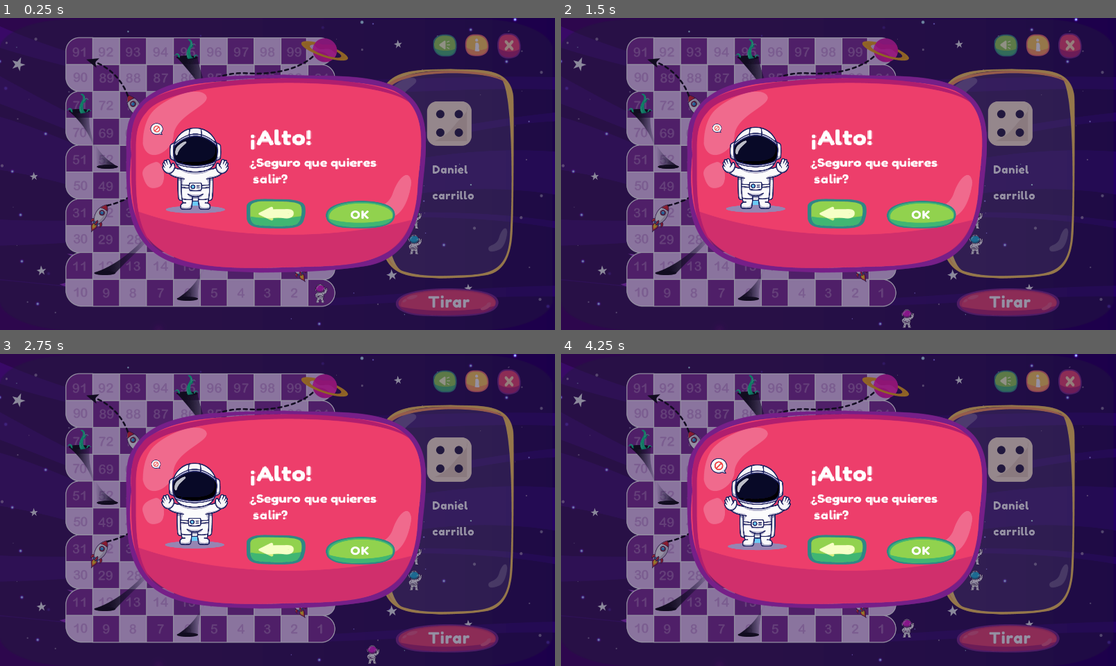
Above: before the commit, frames 1-4 (two rows, left to right).
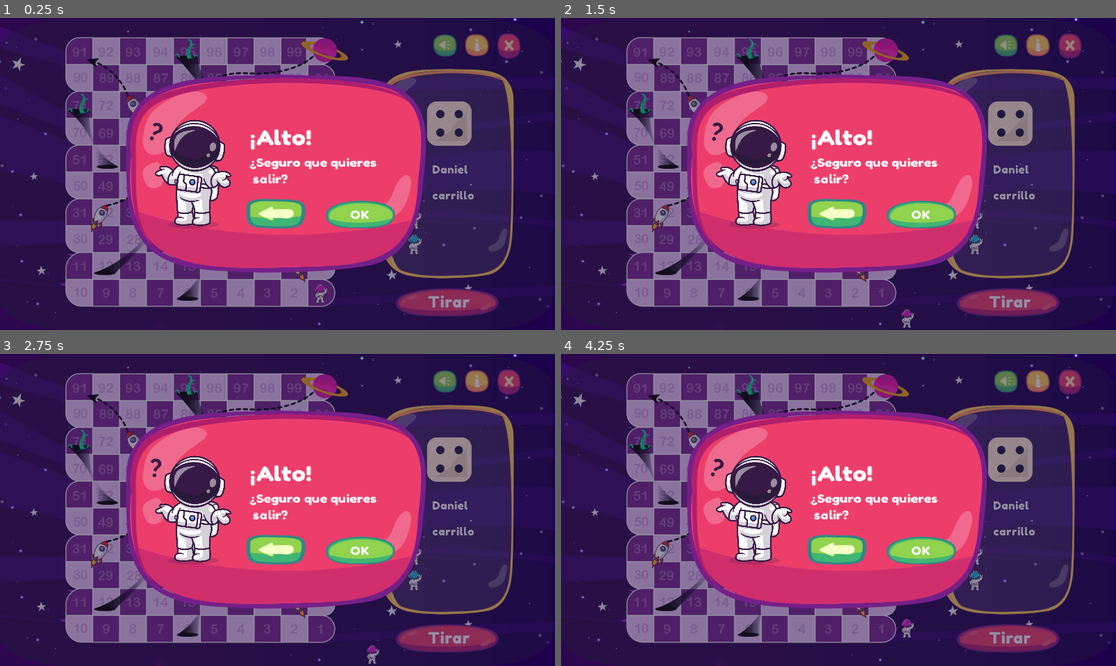
Above: after the commit, the same moments.

Repository: carrilloycardenas/Carrera-espacial
Game: Godot game, scene res://tablero/tablero.tscn
The game is run twice, just before and just after one commit, with the same random seed, the same clock (stepped at 60 frames per second) and the same inputs. The project has no main scene, so this scene is started directly.
Inputs:
- Up to frame 1 (0.25 s): no input
- Up to frame 2 (1.5 s): hold Right (ui_right) 0.53-1.28 s; hold Down (ui_down) from 1.28 s (still down)
- Up to frame 3 (2.75 s): release Down (ui_down) at 2.03 s; hold Right (ui_right) from 2.03 s (still down)
- Up to frame 4 (4.25 s): release Right (ui_right) at 2.78 s; hold Up (ui_up) 2.78-3.53 s; hold Left (ui_left) from 3.53 s (still down)

The runs differ from the first frame. In frame 1, 3.0% of the frame differs, in the area x 27-42%, y 32-68%; in frame 2, 3.0%; in frame 3, 3.1%; in frame 4, 3.1%, in the area x 26-42%, y 32-68%.

Commit message:
Changed astrowarning to astroquest

Diff:
--- a/sprites/astro-ques.tscn
+++ b/sprites/astro-ques.tscn
@@ -20,6 +20,7 @@
 [node name="Node2D" type="Node2D"]
 
 [node name="AnimatedSprite" type="AnimatedSprite" parent="."]
+scale = Vector2( 0.2, 0.2 )
 frames = SubResource( 1 )
-frame = 2
+frame = 4
 playing = true
--- a/tablero/tablero.tscn
+++ b/tablero/tablero.tscn
@@ -20,7 +20,7 @@
 [ext_resource path="res://assets/astronauta-4-azul.png" type="Texture" id=18]
 [ext_resource path="res://sprites/astro1.tscn" type="PackedScene" id=19]
 [ext_resource path="res://assets/contenedor-advertencia.png" type="Texture" id=20]
-[ext_resource path="res://sprites/astro-warning.tscn" type="PackedScene" id=21]
+[ext_resource path="res://sprites/astro-ques.tscn" type="PackedScene" id=21]
 [ext_resource path="res://assets/Hover-seleccion.jugadores.png" type="Texture" id=22]
 [ext_resource path="res://assets/boton-ok.png" type="Texture" id=23]
 [ext_resource path="res://assets/boton-ok-hover.png" type="Texture" id=24]
@@ -172,10 +172,6 @@
 scale = Vector2( 0.201922, 0.470894 )
 texture = ExtResource( 20 )
 
-[node name="astro" parent="Hover-seleccionjugadores" instance=ExtResource( 21 )]
-position = Vector2( -52.3258, -9.06853 )
-scale = Vector2( 0.328163, 0.765297 )
-
 [node name="alto" type="Label" parent="Hover-seleccionjugadores"]
 margin_left = -16.4464
 margin_top = -70.2927
@@ -215,6 +211,10 @@
 texture_hover = ExtResource( 24 )
 expand = true
 
+[node name="Node2D" parent="Hover-seleccionjugadores" instance=ExtResource( 21 )]
+position = Vector2( -50.9257, -2.53799 )
+scale = Vector2( 0.328164, 0.765298 )
+
 [connection signal="pressed" from="btn-popupSalir" to="." method="_on_btnsalir_pressed"]
 [connection signal="pressed" from="Hover-seleccionjugadores/btn-regresar" to="." method="_on_btnregresar_pressed"]
 [connection signal="pressed" from="Hover-seleccionjugadores/btn-salir" to="." method="_on_TextureButton_pressed"]
